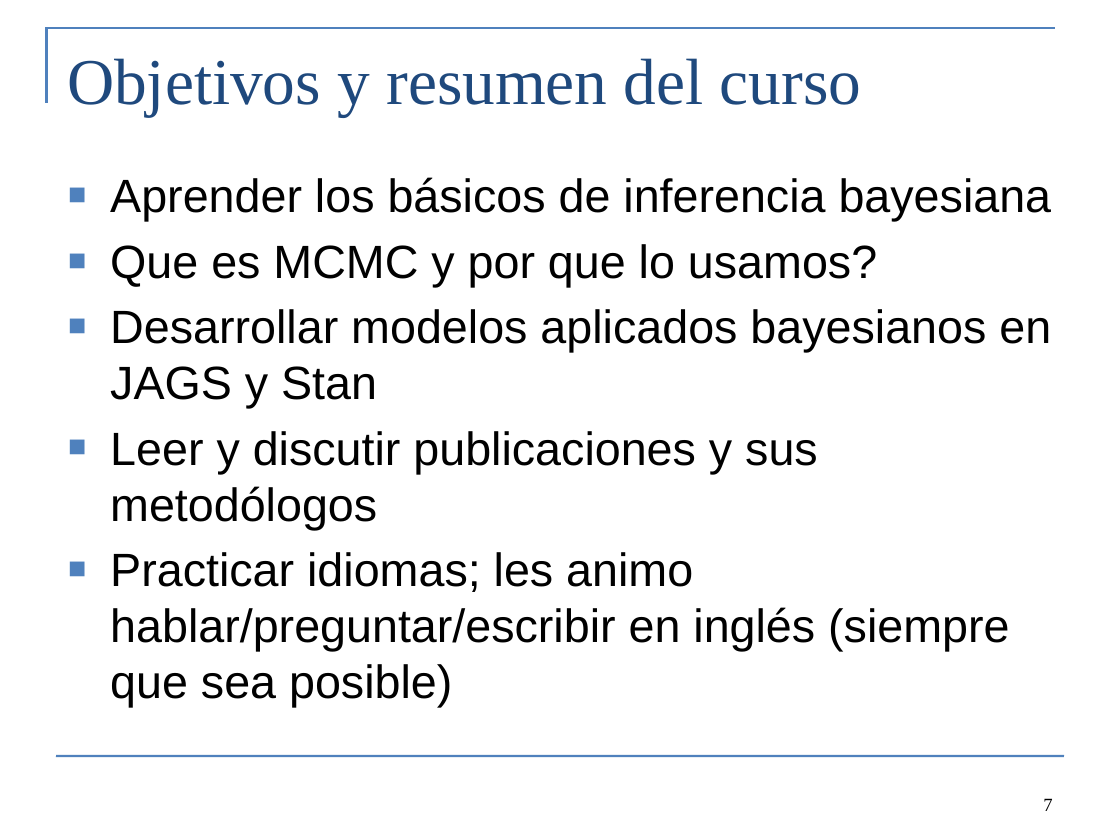
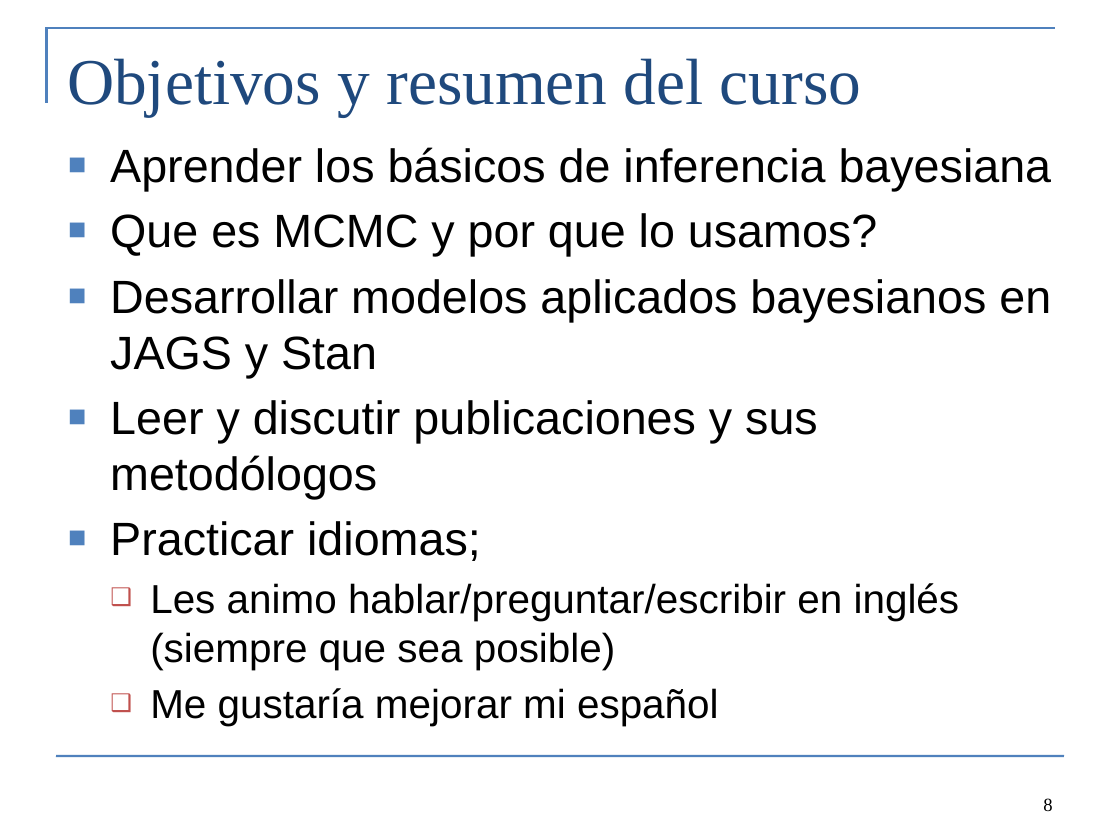
Before and after one commit to colemonnahan/bayes_workshop, a slide deck: slide 8 of dia1/intro.pptx (slide 7 before the commit). Drawn at 1120x840 pixels with LibreOffice and Linux fonts; fonts in the diff are those of the drawing. Boxes give left, top, right and bottom in pixels: in the first picture for what was removed or moved away, otherwise in the second. Text is boxed around its words. In the diff, an @@ line names an element or a change of style, - is before the commit and + after.

```diff
--- a/dia1/intro.pptx
+++ b/dia1/intro.pptx
@@ text "Aprender los básicos de inferencia ...": place and size @@
-text "Aprender los básicos de inferencia ..." at [110, 177, 1052, 707]
+text "Aprender los básicos de inferencia ..." at [110, 147, 1052, 726]
@@ text at [110, 521, 960, 726]: text changed; size 30 to 26 pt @@
-■ Practicar idiomas; les animo hablar/preguntar/escribir en inglés (siempre que sea posible)
+■ Practicar idiomas;
+  ❑ Les animo hablar/preguntar/escribir en inglés (siempre que sea posible)
+  ❑ Me gustaría mejorar mi español
@@ page number at [1043, 798, 1052, 811]: text changed @@
-7
+8
```
Also in this commit, not shown: 2 other slides changed, 4 slides added, 4 other files.
